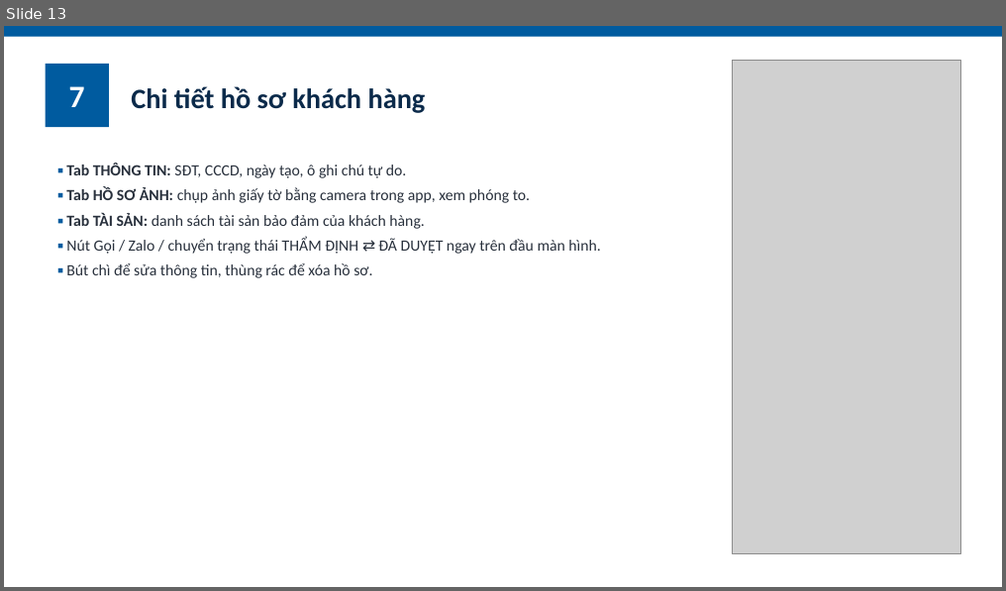
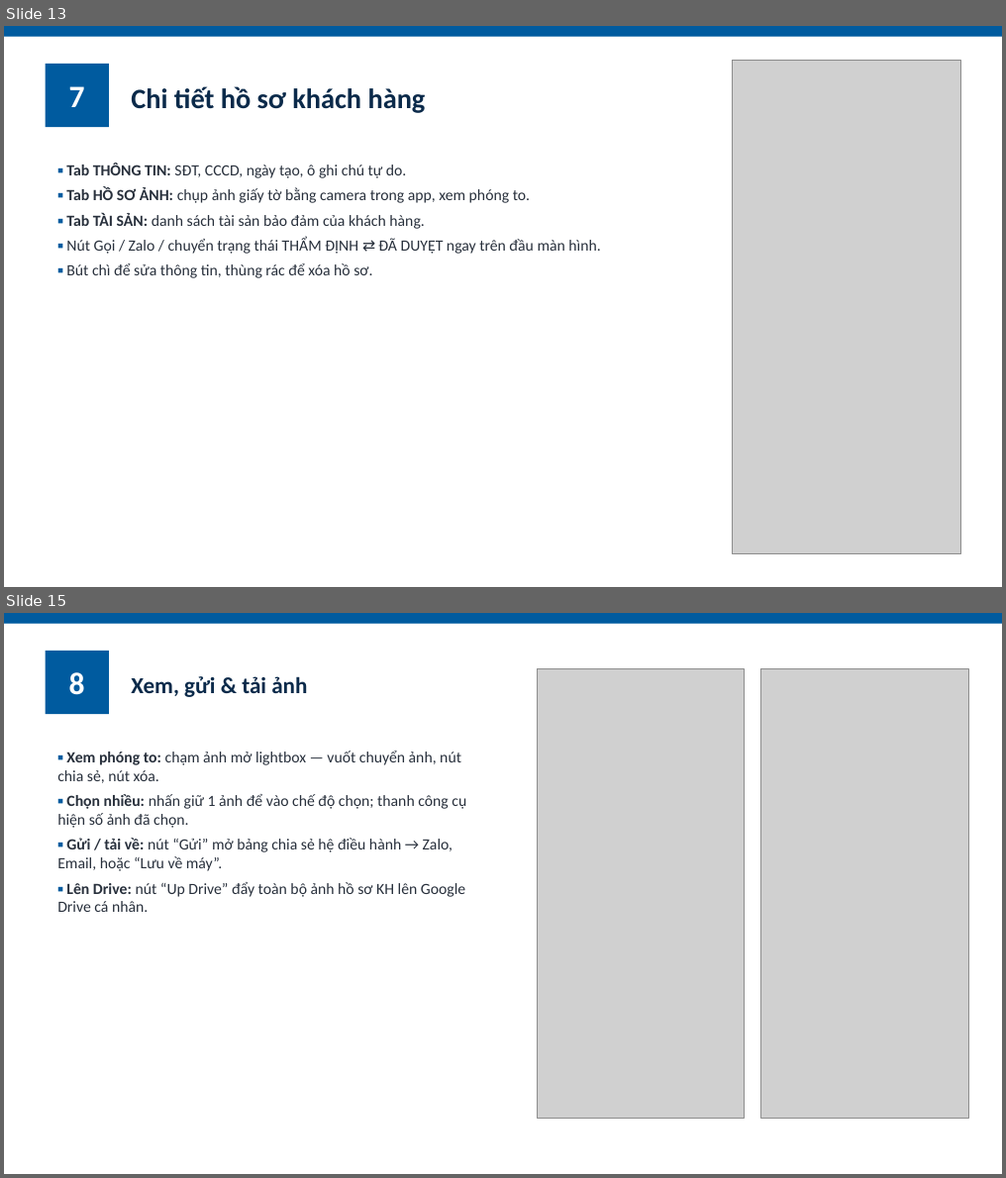
Before and after one commit to hungnq131193-ux/ClientPro, a slide deck: docs/ClientPro_HuongDanSuDung.pptx. Shown one above the other, each under a label of ours: slide 13 before the commit, slides 13 and 15 after it; the slides between them are not shown. The pictures are 1006x591 and 1006x1178 pixels, drawn with LibreOffice and Linux fonts; fonts in the diff are those of the drawing; grey boxes stand for pictures. Boxes give left, top, right and bottom in pixels: in the first picture for what was removed or moved away, otherwise in the second. Text is boxed around its words. In the diff, an @@ line names an element or a change of style, - is before the commit and + after.

```diff
--- a/docs/ClientPro_HuongDanSuDung.pptx
+++ b/docs/ClientPro_HuongDanSuDung.pptx
@@ slide 15 added at <box>4,613,1002,1174</box>, background #FFFFFF @@
@@ rectangle added at <box>4,613,1002,624</box>, fill #005B9F @@
@@ rectangle added at <box>46,651,109,714</box>, fill #005B9F, 30 pt, text #FFFFFF, bold @@
+8
@@ picture added at <box>537,669,745,1118</box> @@
@@ picture added at <box>761,669,968,1118</box> @@
@@ text added at <box>131,676,307,697</box>, 22 pt, text #0B2A4A, bold @@
+Xem, gửi & tải ảnh
@@ text added at <box>57,751,466,912</box>, 15 pt, text #28303C @@
+▪ Xem phóng to: chạm ảnh mở lightbox — vuốt chuyển ảnh, nút chia sẻ, nút xóa.
+▪ Chọn nhiều: nhấn giữ 1 ảnh để vào chế độ chọn; thanh công cụ hiện số ảnh đã chọn.
+▪ Gửi / tải về: nút “Gửi” mở bảng chia sẻ hệ điều hành → Zalo, Email, hoặc “Lưu về máy”.
+▪ Lên Drive: nút “Up Drive” đẩy toàn bộ ảnh hồ sơ KH lên Google Drive cá nhân.
```
Also in this commit, not shown: 16 other slides changed, 5 other slides added, 1 slide removed, 1 other file.
